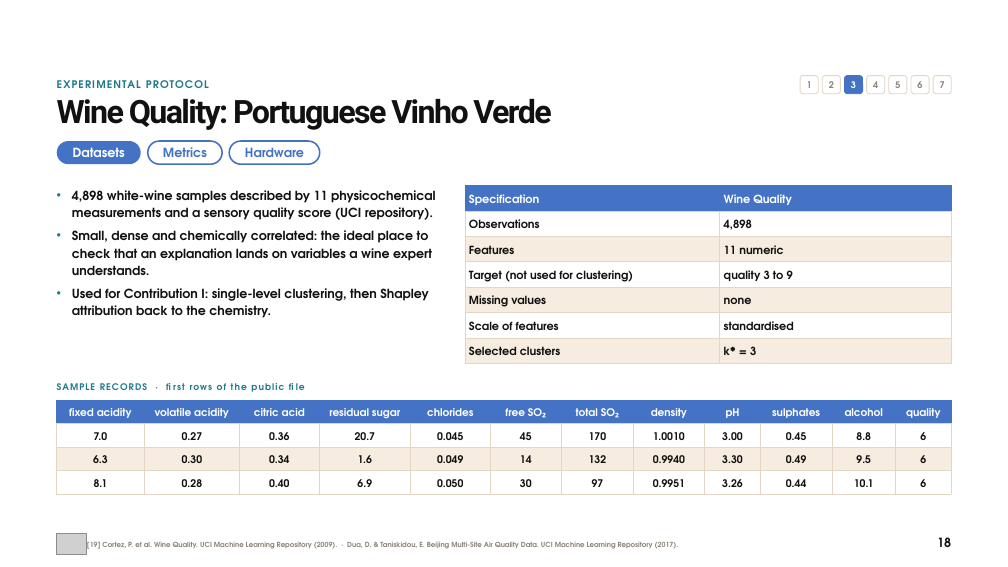
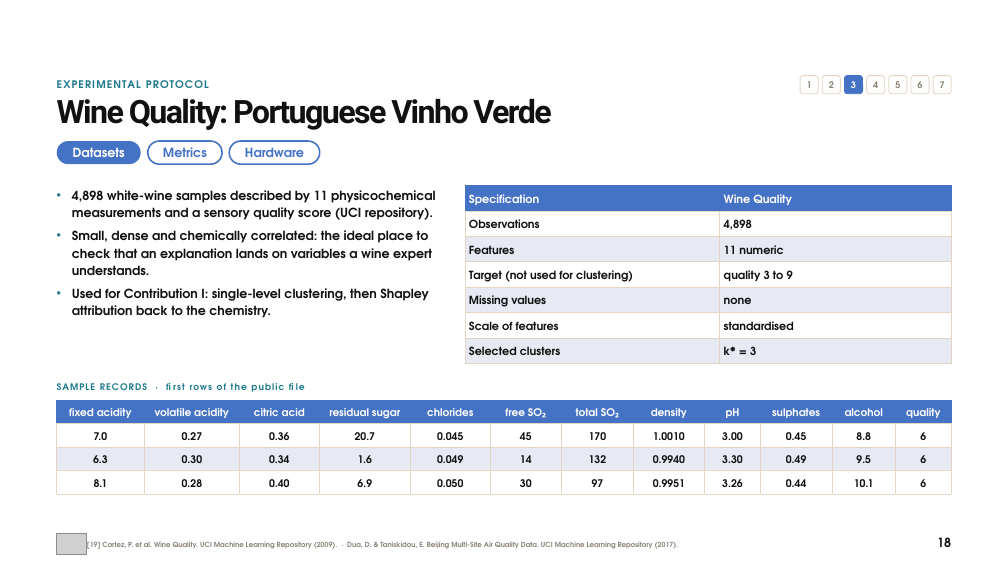
Before and after one commit to mouadlouhichi/phd-prep, a slide deck: slide 18 of try/MOUAD_LOUHICHI_VIVA_40min_BeigeGreen_v17.pptx. Drawn at 1008x567 pixels with LibreOffice and Linux fonts; fonts in the diff are those of the drawing; grey boxes stand for pictures. Boxes give left, top, right and bottom in pixels: in the first picture for what was removed or moved away, otherwise in the second. Text is boxed around its words. In the diff, an @@ line names an element or a change of style, - is before the commit and + after.

```diff
--- a/try/MOUAD_LOUHICHI_VIVA_40min_BeigeGreen_v17.pptx
+++ b/try/MOUAD_LOUHICHI_VIVA_40min_BeigeGreen_v17.pptx
@@ table at bbox=[465, 185, 951, 363] @@
@@ fill #F6ECDF to #E7EAF3 in 6 cells @@
@@ table at bbox=[56, 400, 951, 494] @@
@@ fill #F6ECDF to #E7EAF3 in row 3 @@
```
Also in this commit, not shown: 62 other slides changed, 9 other files.
